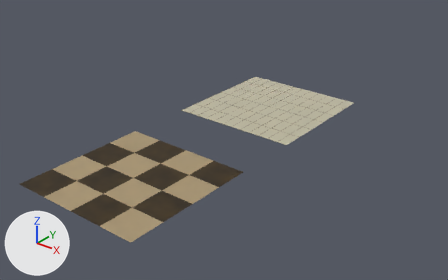
An edit to the Blender file blender/floor.blend, drawn before and after from the same camera.
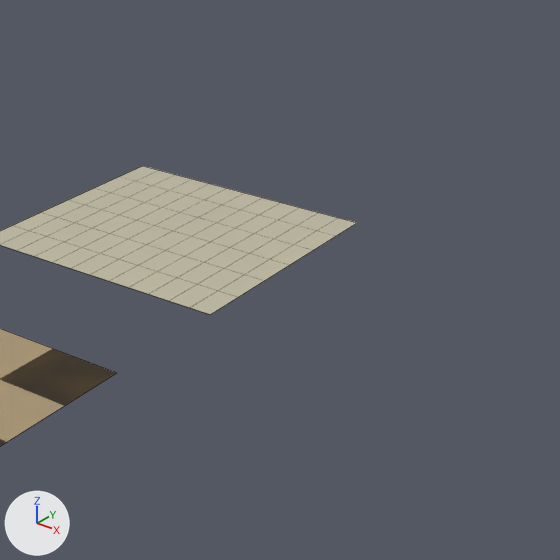
Each version appears first whole from a 50 mm camera at (5.21, -4.67, 3.88) aimed at (-0.42, 2.36, -0.48), and next in a close-up on the part from 42% to 100% of the width and 0% to 92% of the height. Lighting does not change. The marker at lower left points along +X, +Y and +Z. The close-ups show mesh edges as thin lines.

Script lines for the objects in view, before the commit:
```python
me_plane = bpy.data.meshes.new('Plane')
me_plane.from_pydata(...)  # 4 vertices, 1 face; spans x -1.0..1.0, y -1.0..1.0, z 0.0
me_plane.materials.append(mat_floor)
me_plane_001 = bpy.data.meshes.new('Plane.001')
me_plane_001.from_pydata(...)  # 4 vertices, 1 face; spans x -1.0..1.0, y -1.0..1.0, z 0.0
me_plane_001.materials.append(mat_wall)
ob_plane = bpy.data.objects.new('Plane', me_plane)
ob_plane.location = (0.0, 0.0, 0.0)
ob_plane_001 = bpy.data.objects.new('Plane.001', me_plane_001)
ob_plane_001.location = (0.0, 3.0, 0.0)
```
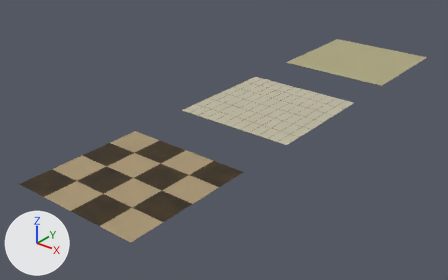
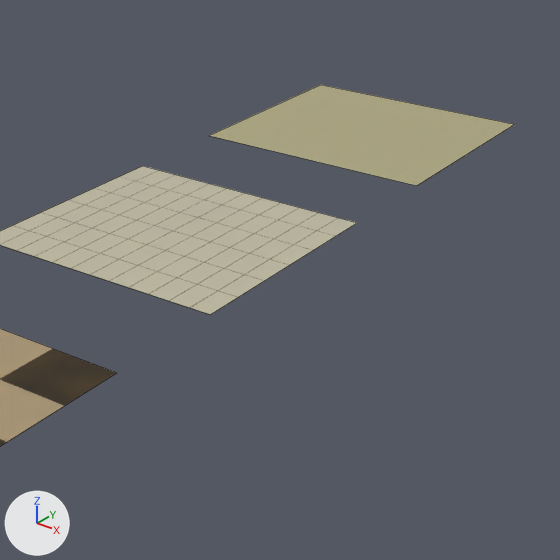
Location of each change, (x1, y1, x2, y2) in pixels of the close-ups (560 x 560 px):
'Plane.002', added: after (209, 85, 515, 186)

Diff of the bpy script that builds the scene:
```diff
--- a/blender/floor.blend.py
+++ b/blender/floor.blend.py
@@ img_rust_png @@
+img_rust_png = load_image('rust.png', 'rust.png', 1024, 1024, 'sRGB')
@@ mat_dirty_beige @@
+mat_dirty_beige = bpy.data.materials.new('dirty_beige')
+# colours: beige #fffcc8
+# uses the picture img_rust_png
@@ me_plane_002 @@
+me_plane_002.from_pydata(...)  # 4 vertices, 1 face; spans x -1.0..1.0, y -1.0..1.0, z 0.0
+me_plane_002.materials.append(mat_dirty_beige)
@@ ob_plane_002 @@
+ob_plane_002 = bpy.data.objects.new('Plane.002', me_plane_002)
+ob_plane_002.location = (0.0, 6.0, 0.0)
```
